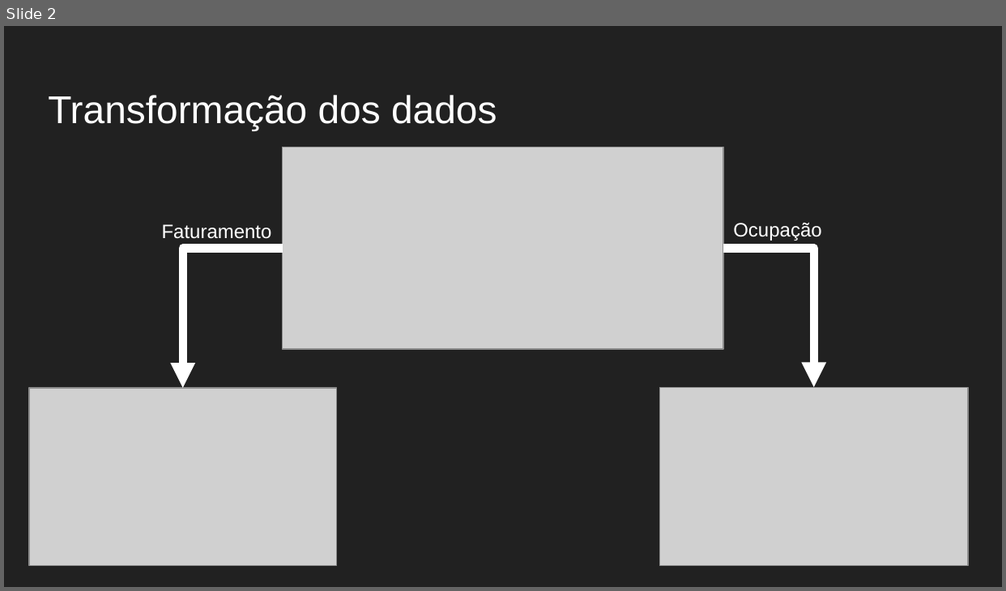
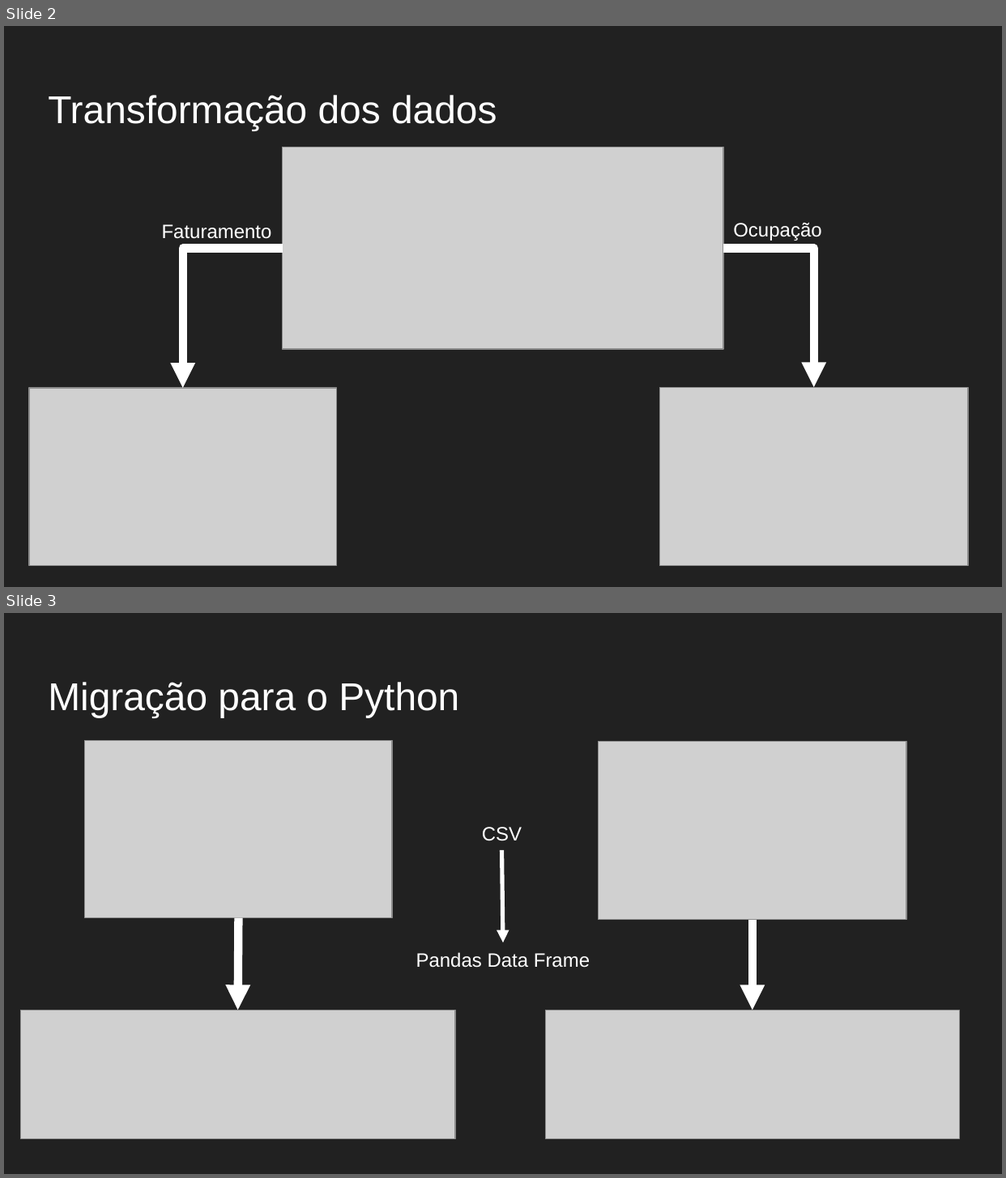
Before and after one commit to arturjacques/DataScience, a slide deck: Apresentação.pptx. Shown one above the other, each under a label of ours: slide 2 before the commit, slides 2 and 3 after it. The pictures are 1006x591 and 1006x1178 pixels, drawn with LibreOffice and Linux fonts; fonts in the diff are those of the drawing; grey boxes stand for pictures. Boxes give left, top, right and bottom in pixels: in the first picture for what was removed or moved away, otherwise in the second. Text is boxed around its words. In the diff, an @@ line names an element or a change of style, - is before the commit and + after.

```diff
--- a/Apresentação.pptx
+++ b/Apresentação.pptx
@@ slide 3 added at [4,613,1002,1174], background #212121 @@
@@ title added at [48,682,459,717], 28 pt, text #FFFFFF @@
+Migração para o Python
@@ picture added at [85,741,392,918] @@
@@ picture added at [598,742,906,920] @@
@@ text added at [482,827,522,841], 14 pt, text #FFFFFF @@
+CSV
@@ arrow added from (502, 850) to (503, 943), #FFFFFF 3 pt @@
@@ arrow added from (239, 918) to (237, 1010), #FFFFFF 6 pt @@
@@ arrow added from (752, 919) to (752, 1010), #FFFFFF 6 pt @@
@@ text added at [416,952,590,968], 14 pt, text #FFFFFF @@
+Pandas Data Frame
@@ picture added at [20,1010,455,1139] @@
@@ picture added at [546,1010,960,1139] @@
```
Also in this commit, not shown: 11 other slides added, 1 slide removed, 5 other files.
